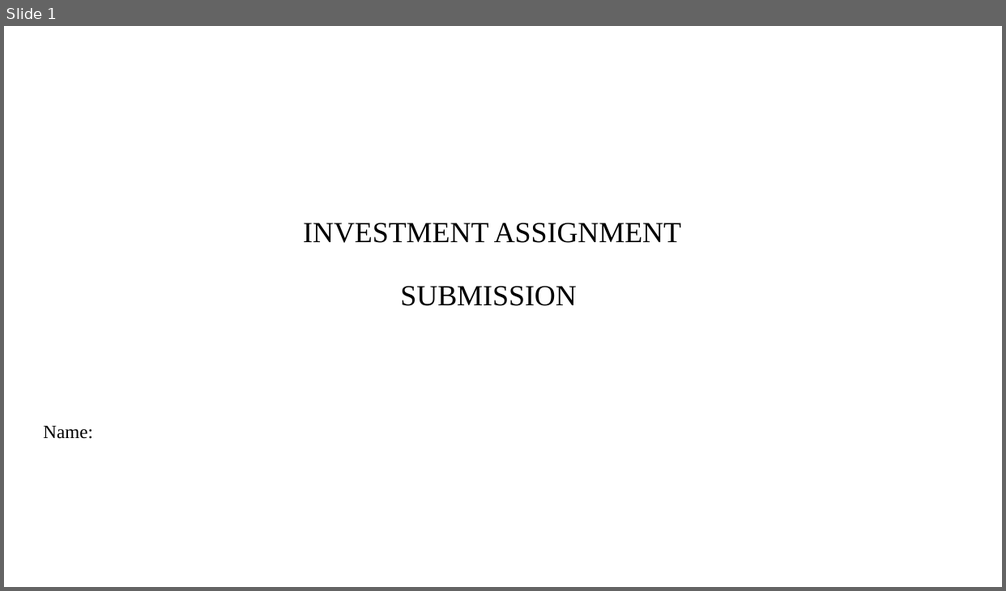
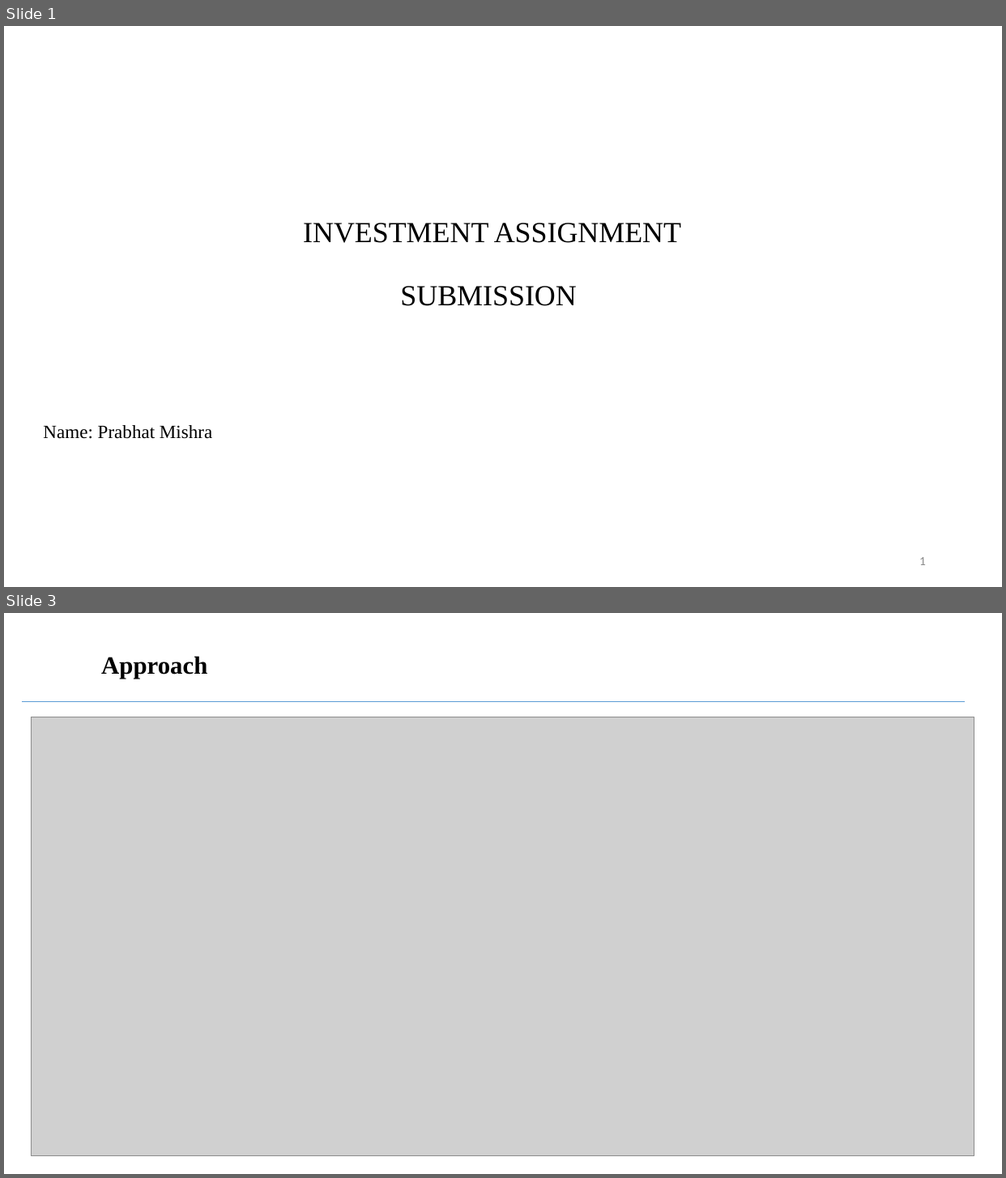
Before and after one commit to prabhatm0307/ai-ml, a slide deck: 2. Stats Essentials/2.Investment Assignment/INVEST.pptx. Shown one above the other, each under a label of ours: slide 1 before the commit, slides 1 and 3 after it; the slides between them are not shown. The pictures are 1006x591 and 1006x1178 pixels, drawn with LibreOffice and Linux fonts; fonts in the diff are those of the drawing; grey boxes stand for pictures; background and template pictures are left out. Boxes give left, top, right and bottom in pixels: in the first picture for what was removed or moved away, otherwise in the second. Text is boxed around its words. In the diff, an @@ line names an element or a change of style, - is before the commit and + after.

```diff
--- a/2. Stats Essentials/2.Investment Assignment/INVEST.pptx
+++ b/2. Stats Essentials/2.Investment Assignment/INVEST.pptx
@@ slide 3 added at (4,613,1002,1174), background #FFFFFF @@
@@ title added at (101,656,207,679), 24 pt, text #000000, bold @@
+Approach
@@ line added from (22, 702) to (965, 702), #5B9BD5 0.5 pt @@
@@ picture added at (32,717,975,1156) @@
@@ text added at (919,1156,926,1157), 12 pt, text #8C8C8C @@
+1
@@ slide 1 changed as well @@
@@ subtitle at (43,425,212,439): text changed @@
-Name:
+Name: Prabhat Mishra
@@ page number added at (919,557,926,565), 12 pt, text #8C8C8C @@
+1
```
Also in this commit, not shown: 6 other slides added, 9 slides removed, 6 other files.
